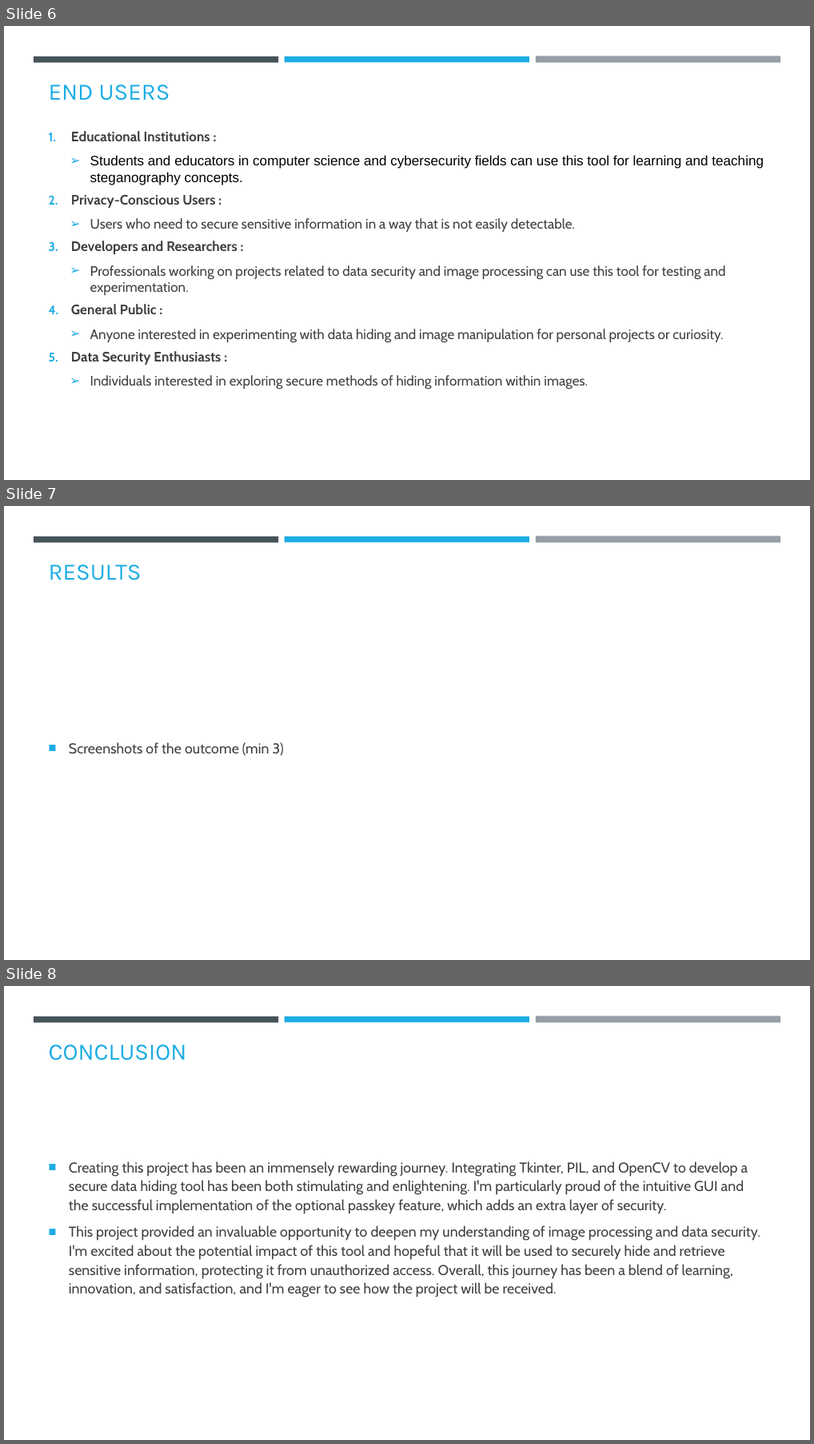
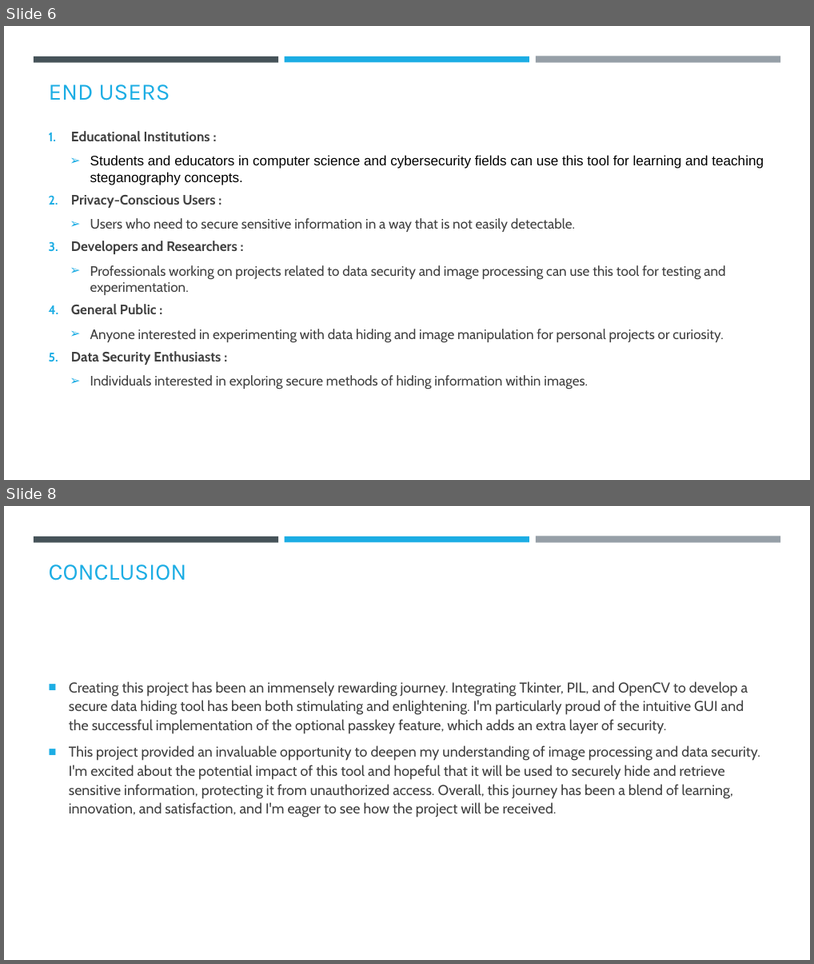
Before and after one commit to Raw-Coder-Rahul/AICTE-EDUNET-DGT, a slide deck: AICTE PPT Template.pptx. Shown one above the other, each under a label of ours: slides 6, 7 and 8 before the commit, slides 6 and 8 after it; the slides between them are not shown. The pictures are 814x1444 and 814x964 pixels, drawn with LibreOffice and Linux fonts; fonts in the diff are those of the drawing; background and template pictures are left out. Boxes give left, top, right and bottom in pixels: in the first picture for what was removed or moved away, otherwise in the second. Text is boxed around its words. In the diff, an @@ line names an element or a change of style, - is before the commit and + after.

```diff
--- a/AICTE PPT Template.pptx
+++ b/AICTE PPT Template.pptx
@@ slide 7 removed at (4,506,810,960), background #FFFFFF; not listed: 3 template elements that a slide beside it also shows @@
@@ title removed at (49,564,142,580) @@
-RESULTS
@@ text removed at (69,742,284,756) @@
-■ Screenshots of the outcome (min 3)
```
Also in this commit, not shown: 1 slide added.
